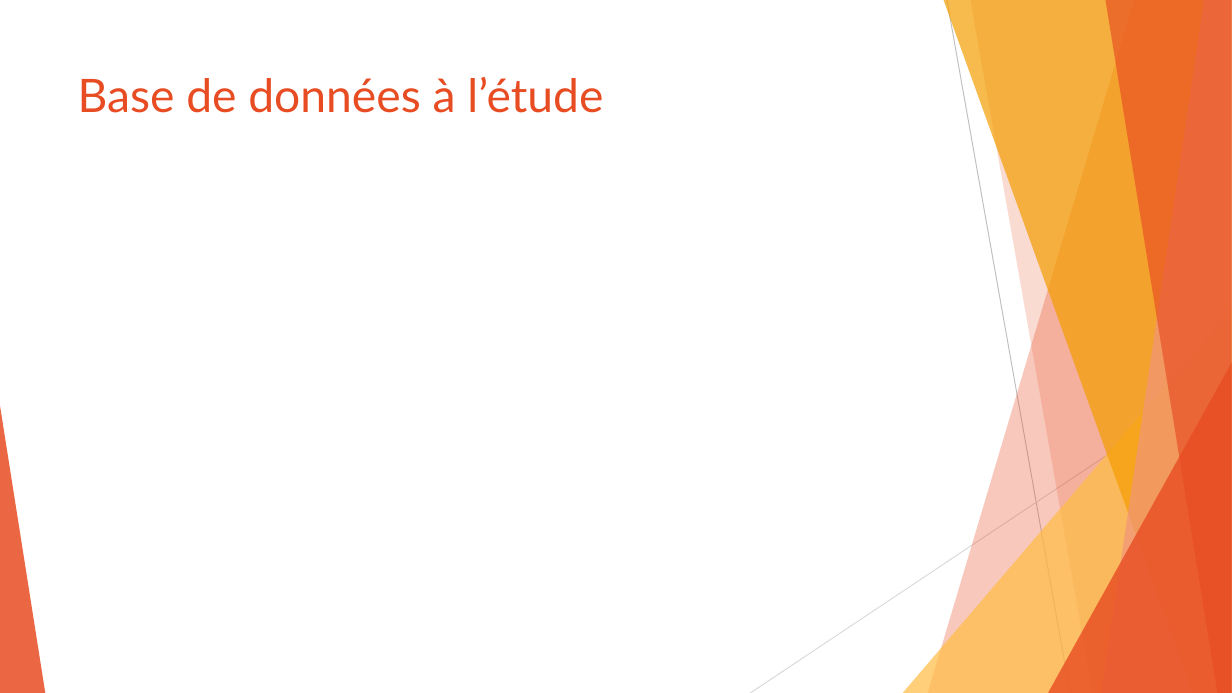
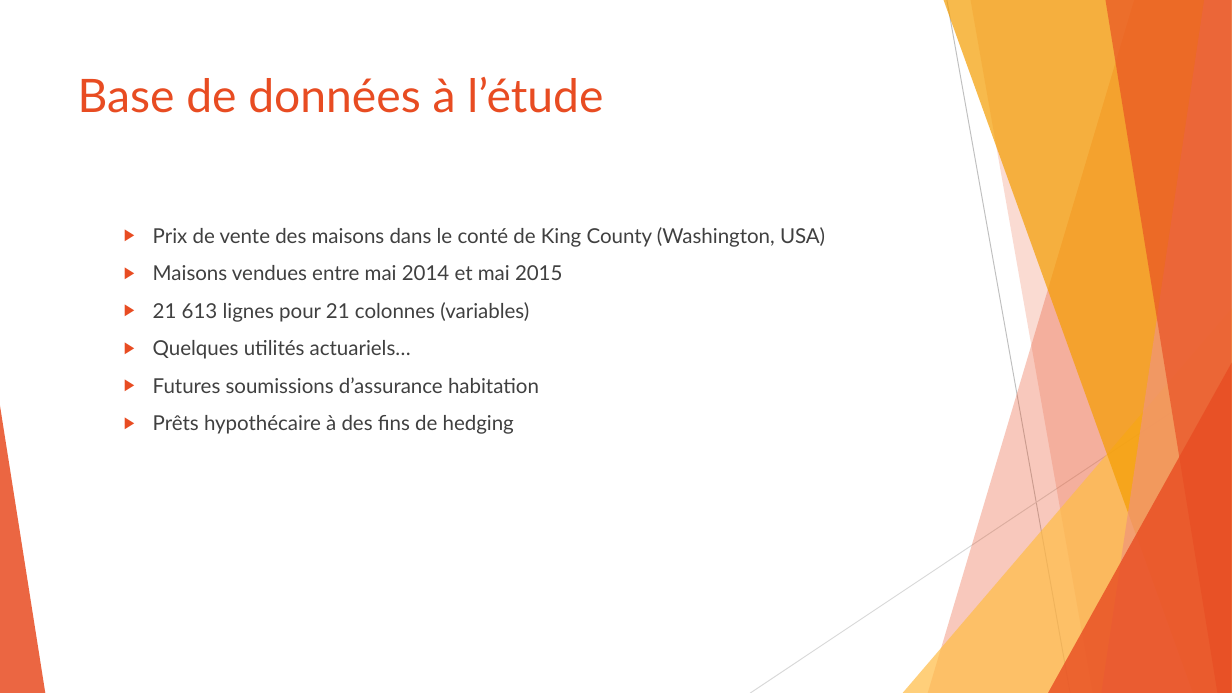
Before and after one commit to SamuelProvencher/TP-Apprentissage, a slide deck: slide 4 of PP.pptx. Drawn at 1232x693 pixels with LibreOffice and Linux fonts; fonts in the diff are those of the drawing. Boxes give left, top, right and bottom in pixels: in the first picture for what was removed or moved away, otherwise in the second. Text is boxed around its words. In the diff, an @@ line names an element or a change of style, - is before the commit and + after.

```diff
--- a/PP.pptx
+++ b/PP.pptx
@@ text added at [153, 227, 825, 434], 16 pt, text #404040 @@
+  ▶ Prix de vente des maisons dans le conté de King County (Washington, USA)
+  ▶ Maisons vendues entre mai 2014 et mai 2015
+  ▶ 21 613 lignes pour 21 colonnes (variables)
+  ▶ Quelques utilités actuariels…
+  ▶ Futures soumissions d’assurance habitation
+  ▶ Prêts hypothécaire à des fins de hedging
```
Also in this commit, not shown: 6 other slides changed, 2 slides added.
